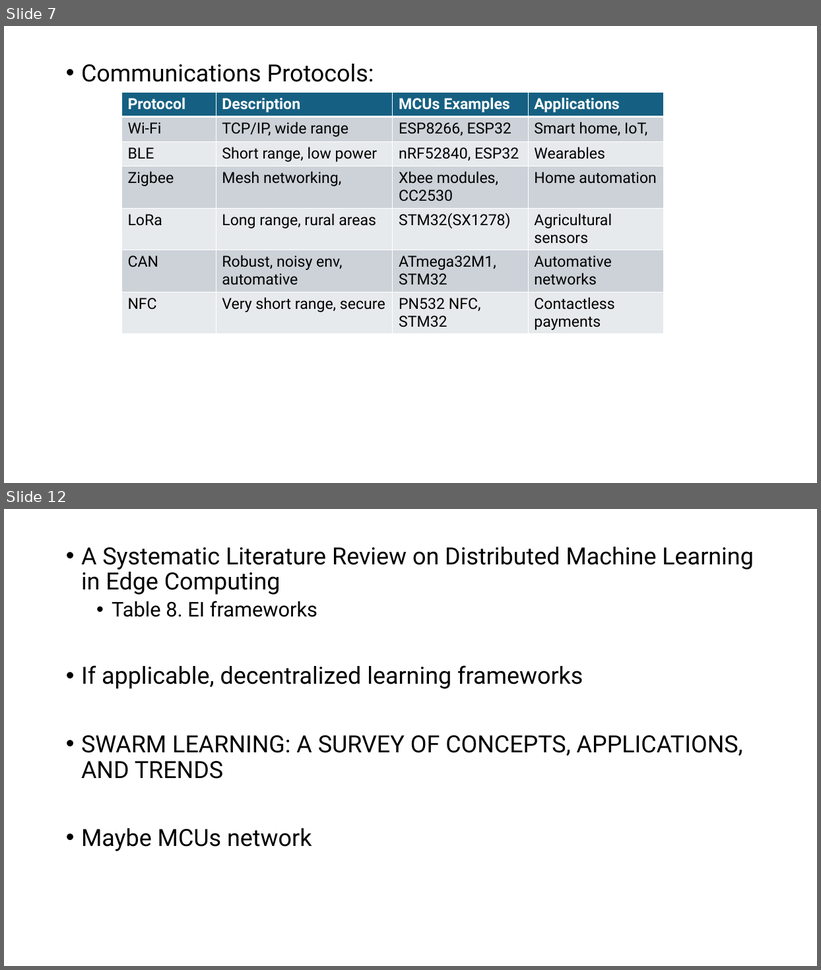
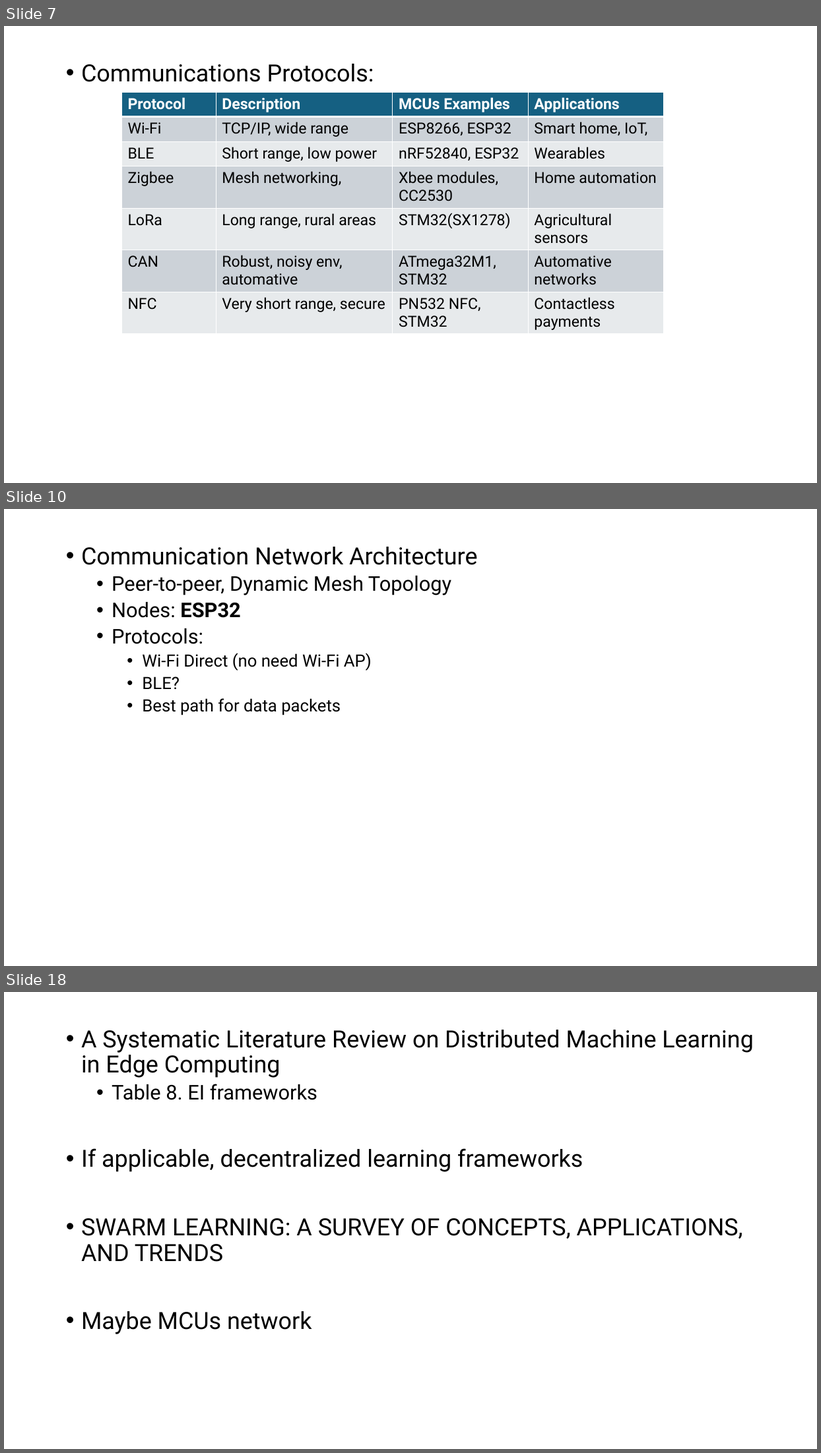
Before and after one commit to GXG-CS/on_device_learning, a slide deck: Swarm TinyML.pptx. Shown one above the other, each under a label of ours: slides 7 and 12 before the commit, slides 7, 10 and 18 after it; the slides between them are not shown. The pictures are 821x970 and 821x1453 pixels, drawn with LibreOffice and Linux fonts; fonts in the diff are those of the drawing. Boxes give left, top, right and bottom in pixels: in the first picture for what was removed or moved away, otherwise in the second. Text is boxed around its words. In the diff, an @@ line names an element or a change of style, - is before the commit and + after.

Commit message:
MCUs network architecture

```diff
--- a/Swarm TinyML.pptx
+++ b/Swarm TinyML.pptx
@@ slide 10 added at [4,509,817,966], background #FFFFFF @@
@@ text added at [81,547,477,716], 24 pt, text #000000 @@
+• Communication Network Architecture
+  • Peer-to-peer, Dynamic Mesh Topology
+  • Nodes: ESP32
+  • Protocols:
+    • Wi-Fi Direct (no need Wi-Fi AP)
+    • BLE?
+    • Best path for data packets
@@ what was slide 12 is now slide 18 @@
```
Also in this commit, not shown: 10 other slides added.
